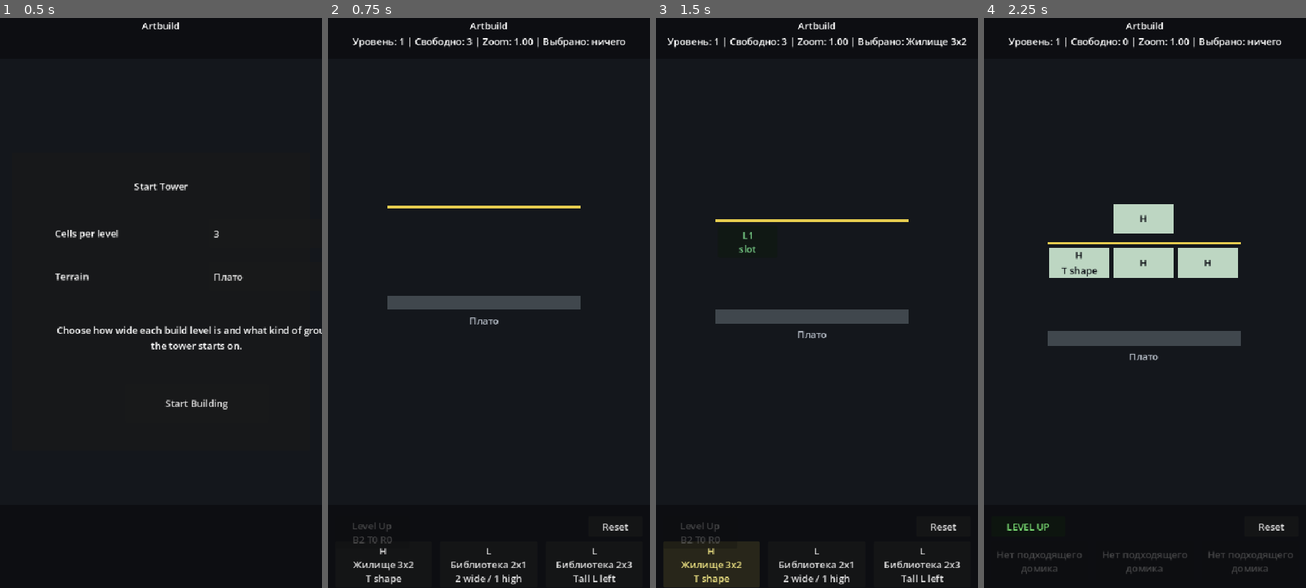
Above: before the commit, frames 1-4 (left to right).
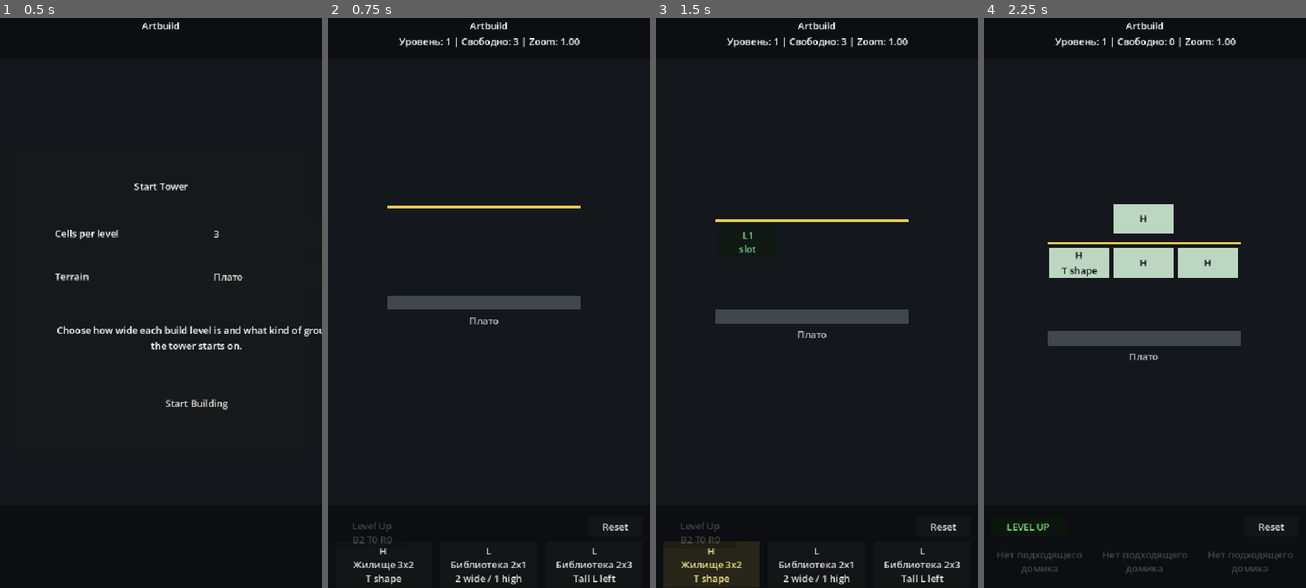
Above: after the commit, the same moments.

Repository: JUSTConnect/artbuild
Game: Godot game, scene res://scenes/main.tscn
The game is run twice, just before and just after one commit, with the same random seed, the same clock (stepped at 60 frames per second) and the same inputs.
Inputs:
- Up to frame 1 (0.5 s): no input
- Up to frame 2 (0.75 s): click "Start Building" at 0.5 s
- Up to frame 3 (1.5 s): click "H Жилище 3x2 T shape" at 1.25 s
- Up to frame 4 (2.25 s): click "L1 slot" at 2 s

Frame 1 is identical in both runs. In frame 2, 0.7% of the frame differs, in the area x 7-93%, y 3-6%; in frame 3, 0.8%, in the area x 3-97%, y 3-6%; in frame 4, 0.7%.

Commit message:
Simplify top HUD and keep bottom controls separated

Diff:
--- a/scripts/viewport_fit.gd
+++ b/scripts/viewport_fit.gd
@@ -21,6 +21,7 @@
 	if game_root == null:
 		return
 	_apply_compact_layout()
+	_simplify_top_hud()
 
 func _bind_scene() -> void:
 	game_root = get_tree().current_scene as Control
@@ -72,6 +73,29 @@
 		hint.position = Vector2.ZERO
 		hint.size = Vector2.ZERO
 
+func _simplify_top_hud() -> void:
+	var level_info: Label = game_root.get_node_or_null("LevelInfo") as Label
+	if level_info == null:
+		return
+	if game_root.get("game_started") != true:
+		return
+	var unlocked_level: int = int(game_root.get("unlocked_level"))
+	var camera_zoom: float = float(game_root.get("camera_zoom"))
+	var free_cells: int = _free_cells_on_level(unlocked_level)
+	level_info.text = "Уровень: %d | Свободно: %d | Zoom: %.2f" % [unlocked_level, free_cells, camera_zoom]
+
+func _free_cells_on_level(level: int) -> int:
+	var surfaces: Array = game_root.get("surfaces")
+	var count: int = 0
+	for surface_index: int in range(surfaces.size()):
+		var surface: Dictionary = surfaces[surface_index]
+		var cells: int = int(surface["cells"])
+		for cell: int in range(cells):
+			var occupied: bool = bool(game_root.call("_is_cell_occupied", surface_index, level, cell))
+			if not occupied:
+				count += 1
+	return count
+
 func _set_control_rect(path: String, pos: Vector2, rect_size: Vector2) -> void:
 	var control: Control = game_root.get_node_or_null(path) as Control
 	if control == null:
